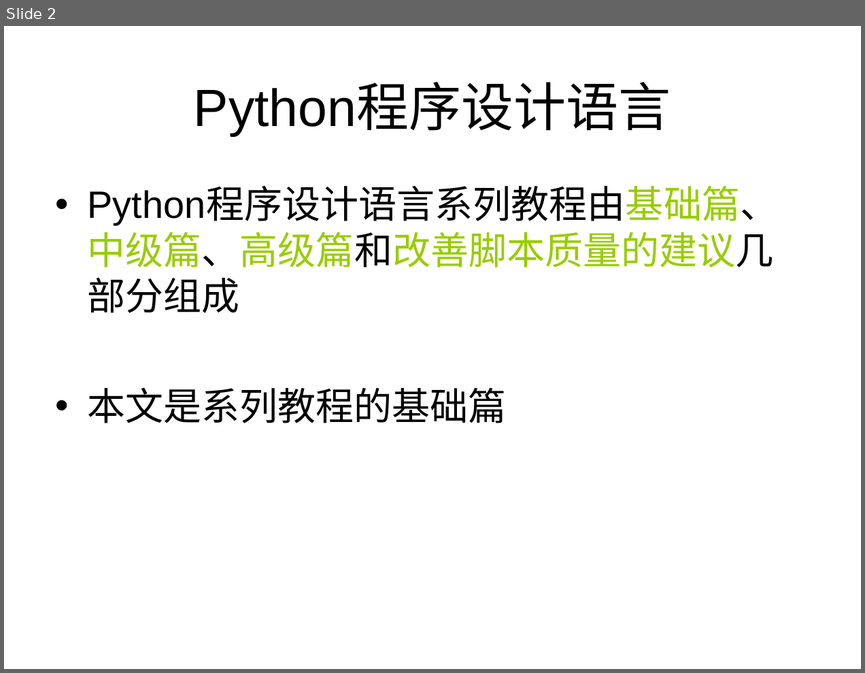
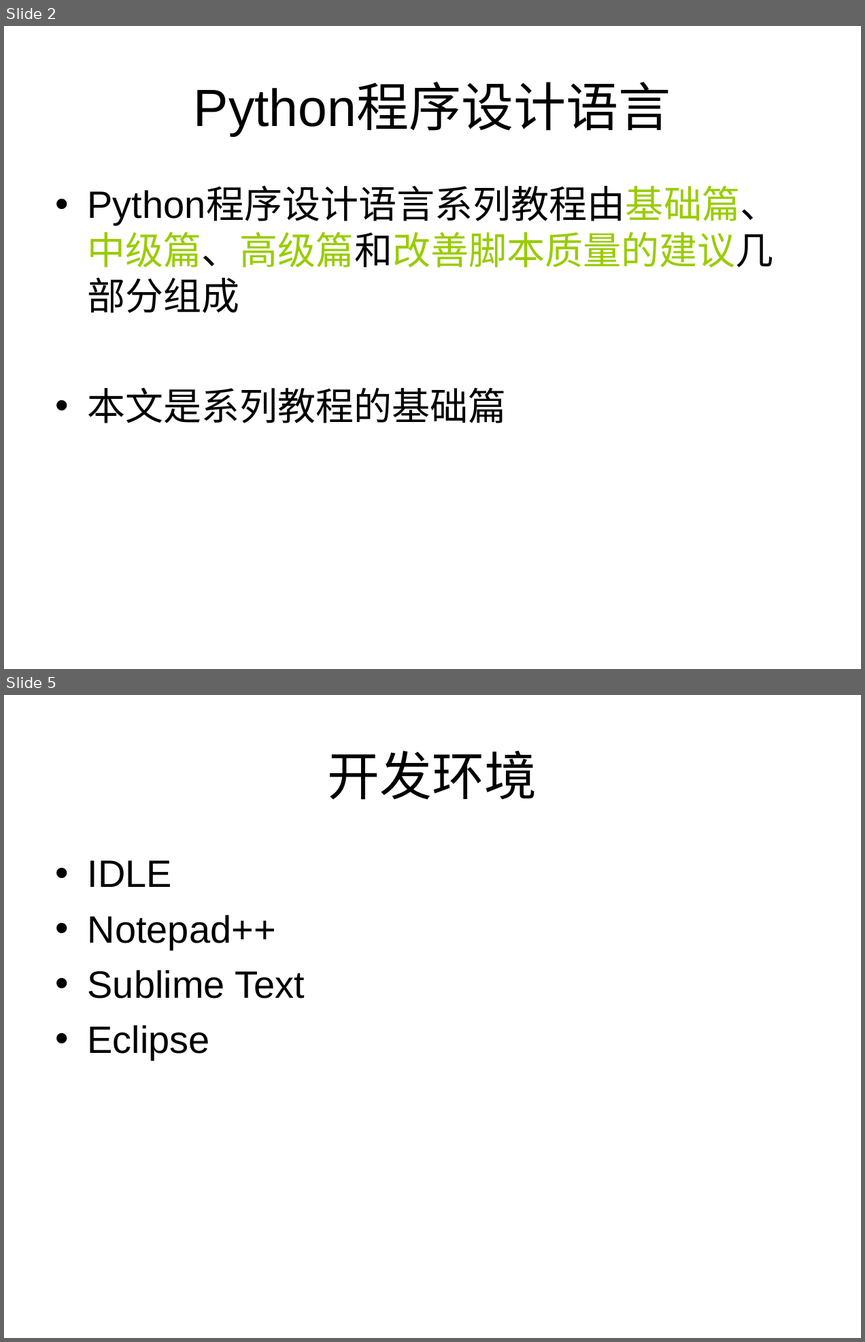
Before and after one commit to fengms83/code, a slide deck: python/doc/Python程序设计语言——基础篇.ppt. Shown one above the other, each under a label of ours: slide 2 before the commit, slides 2 and 5 after it; the slides between them are not shown. The pictures are 865x673 and 865x1342 pixels, drawn with LibreOffice and Linux fonts; fonts in the diff are those of the drawing. Boxes give left, top, right and bottom in pixels: in the first picture for what was removed or moved away, otherwise in the second. Text is boxed around its words. In the diff, an @@ line names an element or a change of style, - is before the commit and + after.

```diff
--- a/python/doc/Python程序设计语言——基础篇.ppt
+++ b/python/doc/Python程序设计语言——基础篇.ppt
@@ slide 5 added at [4,695,861,1338], background #FFFFFF @@
@@ title added at [328,751,537,800], 44 pt, text #000000 @@
+开发环境
@@ text added at [88,860,305,1060], 32 pt, text #000000 @@
+• IDLE
+• Notepad++
+• Sublime Text
+• Eclipse
```
Also in this commit, not shown: 1 slide changed, 27 other slides added, 1 slide removed.
